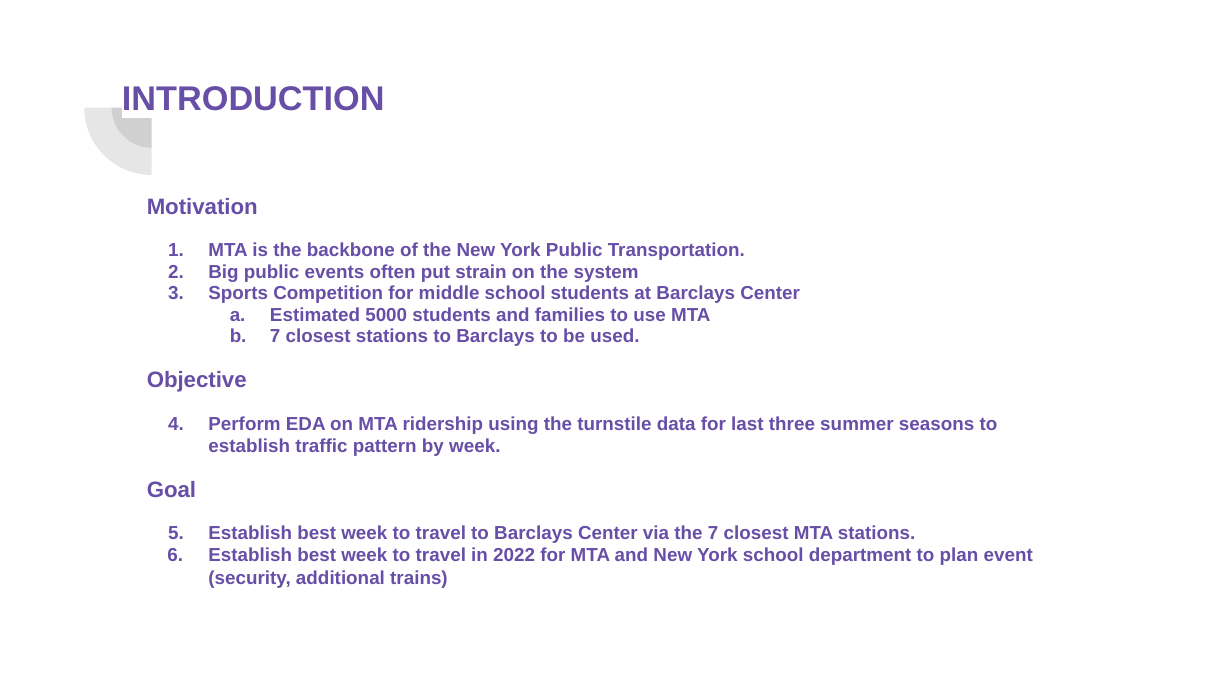
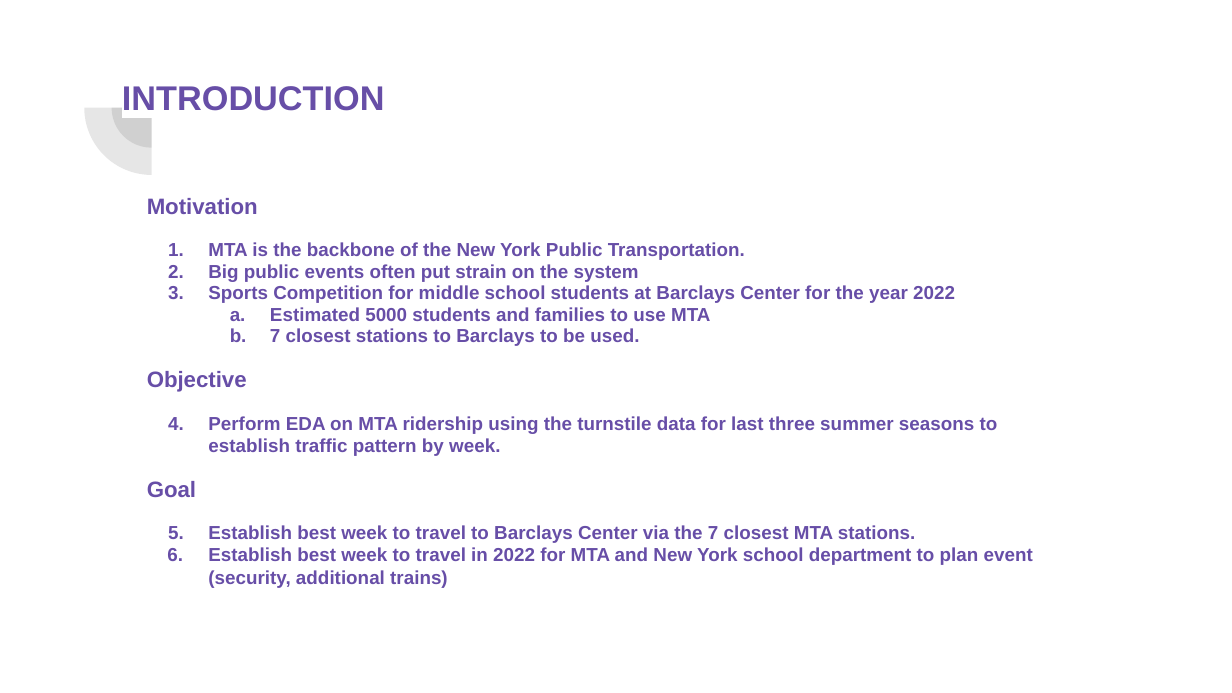
Before and after one commit to poonamgaikar01/EDA_project, a slide deck: slide 2 of MTA_LOW_TRAFFIC_WEEK_FOR_KIDS_TOURNAMENTS.pptx. Drawn at 1232x693 pixels with LibreOffice and Linux fonts; fonts in the diff are those of the drawing. Boxes give left, top, right and bottom in pixels: in the first picture for what was removed or moved away, otherwise in the second. Text is boxed around its words. In the diff, an @@ line names an element or a change of style, - is before the commit and + after.

```diff
--- a/MTA_LOW_TRAFFIC_WEEK_FOR_KIDS_TOURNAMENTS.pptx
+++ b/MTA_LOW_TRAFFIC_WEEK_FOR_KIDS_TOURNAMENTS.pptx
@@ text at box(208, 285, 955, 303): text changed @@
-3. Sports Competition for middle school students at Barclays Center
+3. Sports Competition for middle school students at Barclays Center for the year 2022
```
Also in this commit, not shown: 2 other slides changed, 1 slide added, 1 slide removed, 1 other file.
